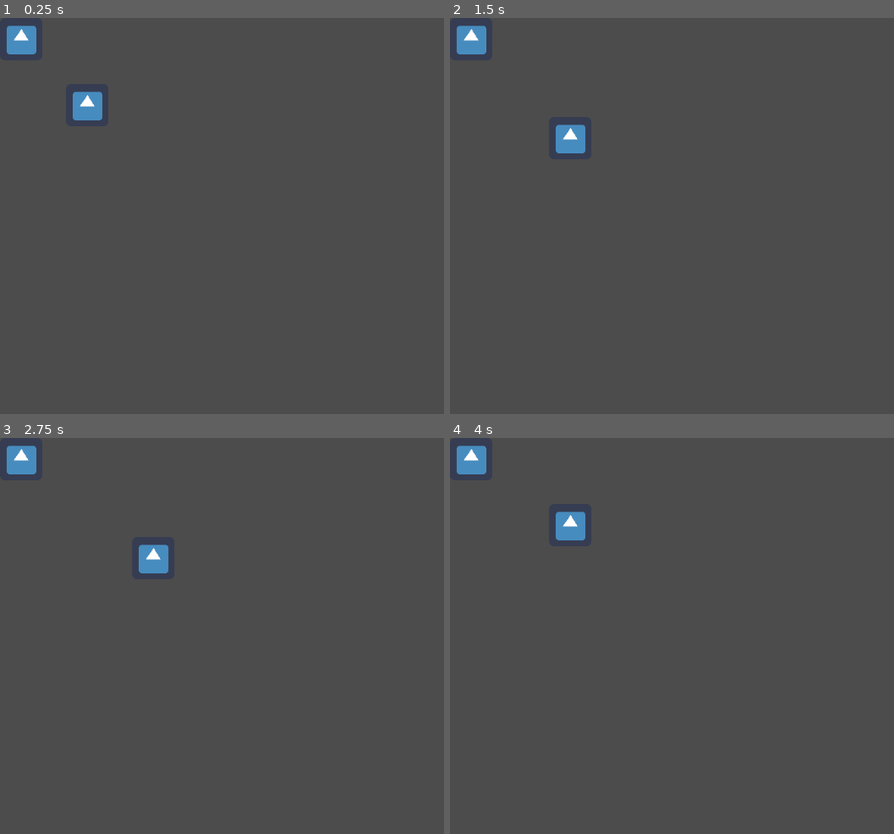
Above: before the commit, frames 1-4 (two rows, left to right).
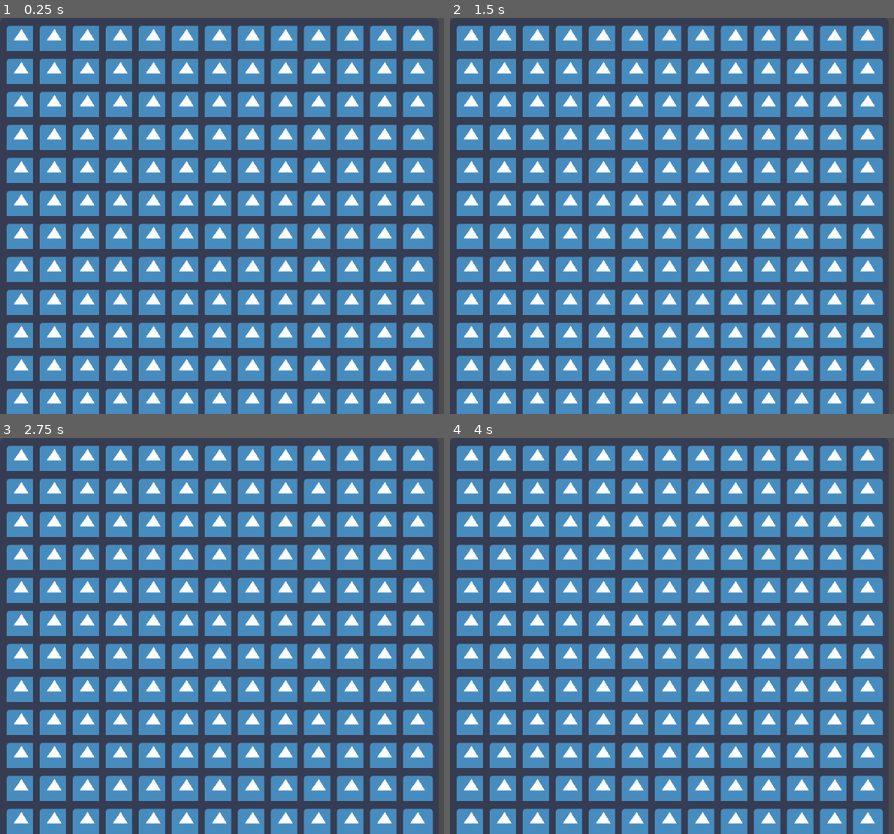
Above: after the commit, the same moments.

Repository: archfan7411/LD46
Game: Godot game, scene res://Level.tscn
The game is run twice, just before and just after one commit, with the same random seed, the same clock (stepped at 60 frames per second) and the same inputs. The project has no main scene, so this scene is started directly. The engine's default icon, where the game draws it, is replaced by a stand-in: a white triangle on a blue panel in a dark square.
Inputs:
- Up to frame 1 (0.25 s): no input
- Up to frame 2 (1.5 s): tap Enter at 0.5 s; hold D (right) 0.53-1.28 s; tap Space at 1.25 s; hold S (down) from 1.28 s (still down)
- Up to frame 3 (2.75 s): tap Enter at 2 s; release S (down) at 2.03 s; hold D (right) from 2.03 s (still down)
- Up to frame 4 (4 s): tap Space at 2.75 s; release D (right) at 2.78 s; hold W (up) 2.78-3.53 s; tap Enter at 3.5 s; hold A (left) from 3.53 s (still down)

The runs differ from the first frame. In frame 1, 60% of the frame differs, in the area x 1-98%, y 1-100%; in frame 2, 60%; in frame 3, 60%; in frame 4, 60%.

Commit message:
Working map loader! Strangely

Diff:
--- a/Level.gd
+++ b/Level.gd
@@ -21,7 +21,7 @@
 		for x in range(len(lines[0])):
 			var tile_str = lines[y][x]
 			var new_instance = map_desc[tile_str].instance()
-			new_instance.global_position = Vector2(x * 3000, y * 3000)
+			new_instance.global_position = Vector2(x * 50, y * 50)
 			self.add_child(new_instance)
 
 # This doesn't seem to work, please fix.
